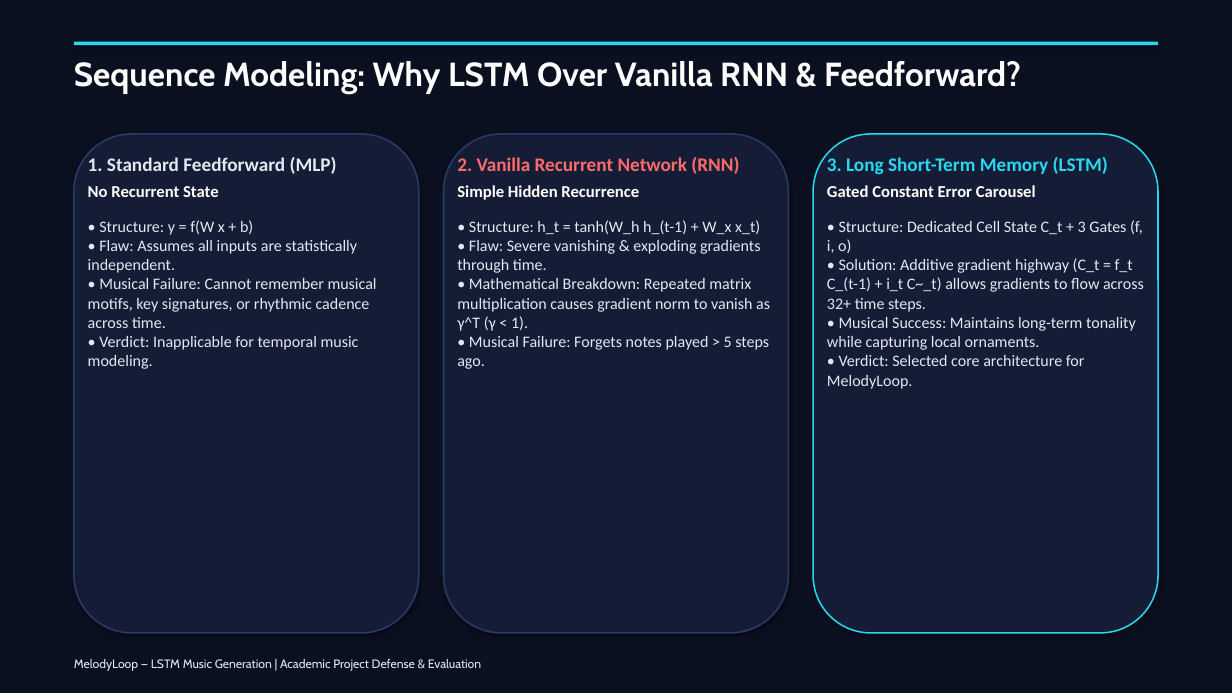
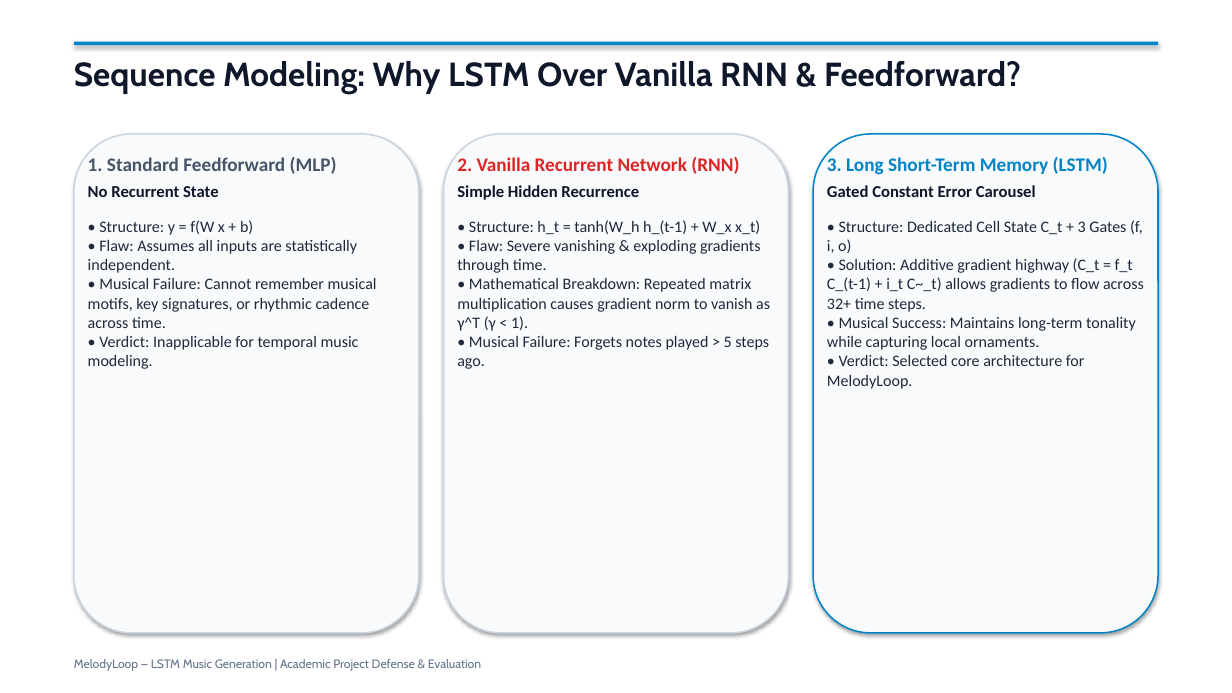
Before and after one commit to Pankaj-Jhajhria/Music-Generation-using-LSTM-MelodyLoop-, a slide deck: slide 10 of MelodyLoop_Presentation_Professional.pptx. Drawn at 1232x693 pixels with LibreOffice and Linux fonts; fonts in the diff are those of the drawing. Boxes give left, top, right and bottom in pixels: in the first picture for what was removed or moved away, otherwise in the second. Text is boxed around its words. In the diff, an @@ line names an element or a change of style, - is before the commit and + after.

Commit message:
feat(presentation): Transform presentation deck to clean academic white background theme

```diff
--- a/MelodyLoop_Presentation_Professional.pptx
+++ b/MelodyLoop_Presentation_Professional.pptx
@@ rectangle at (0, 0, 1232, 693): fill #0B1020 to #FFFFFF @@
@@ text "Sequence Modeling: Why LSTM Over ..." at (74, 61, 1021, 95): text colour #FFFFFF to #0F172A @@
@@ rectangle at (74, 42, 1158, 45): fill #26D9F1 to #0284C7 @@
@@ rounded rectangle at (74, 134, 419, 633): fill #151D36 to #F8FAFC; outline #2A3B6A 1.2 pt to #CBD5E1 1.2 pt @@
@@ rounded rectangle at (444, 134, 788, 633): fill #151D36 to #F8FAFC; outline #2A3B6A 1.2 pt to #CBD5E1 1.2 pt @@
@@ rounded rectangle at (813, 134, 1158, 633): fill #151D36 to #F8FAFC; outline #26D9F1 1.2 pt to #0284C7 1.2 pt @@
@@ text "1. Standard Feedforward (MLP)" at (88, 157, 377, 369): text colour #E2E8F0 to #475569 in "1. Standard Feedforward (MLP)"; text colour #FFFFFF to #0F172A in "No Recurrent State"; text colour #E2E8F0 to #1E293B in "• Structure: y = f(W x + ..." @@
@@ text "2. Vanilla Recurrent Network (RNN)" at (457, 157, 770, 369): text colour #FF6B6B to #DC2626 in "2. Vanilla Recurrent Network (RNN)"; text colour #FFFFFF to #0F172A in "Simple Hidden Recurrence"; text colour #E2E8F0 to #1E293B in "• Structure: h_t = tanh(W_h h_(t-1) + ..." @@
@@ text "3. Long Short-Term Memory (LSTM)" at (827, 157, 1144, 389): text colour #26D9F1 to #0284C7 in "3. Long Short-Term Memory (LSTM)"; text colour #FFFFFF to #0F172A in "Gated Constant Error Carousel"; text colour #E2E8F0 to #1E293B in "• Structure: Dedicated Cell State C_t + ..." @@
@@ text "MelodyLoop — LSTM Music Generation ..." at (74, 659, 481, 671): text colour #E2E8F0 to #64748B @@
```
Also in this commit, not shown: 16 other slides changed, 3 other files.
